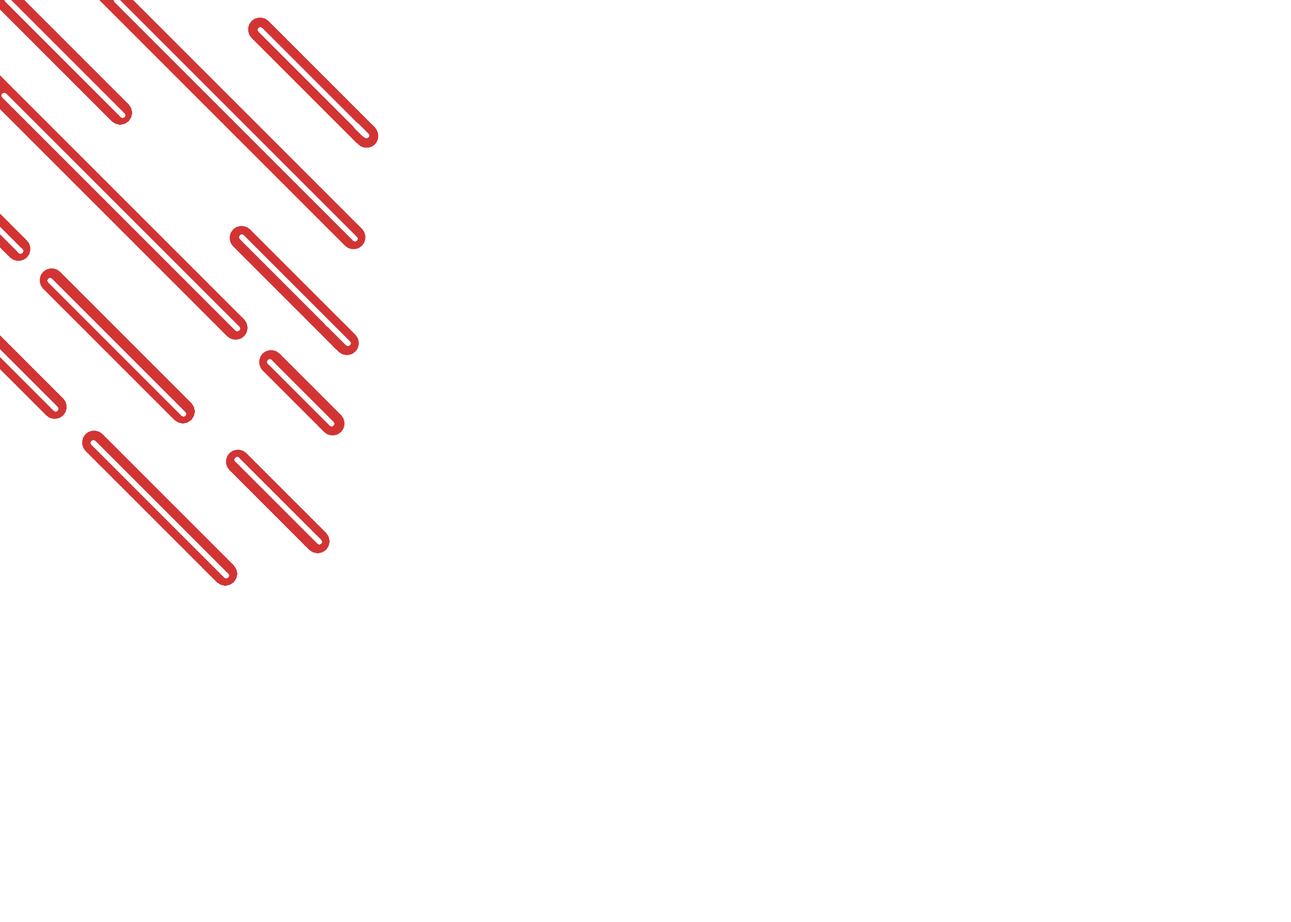
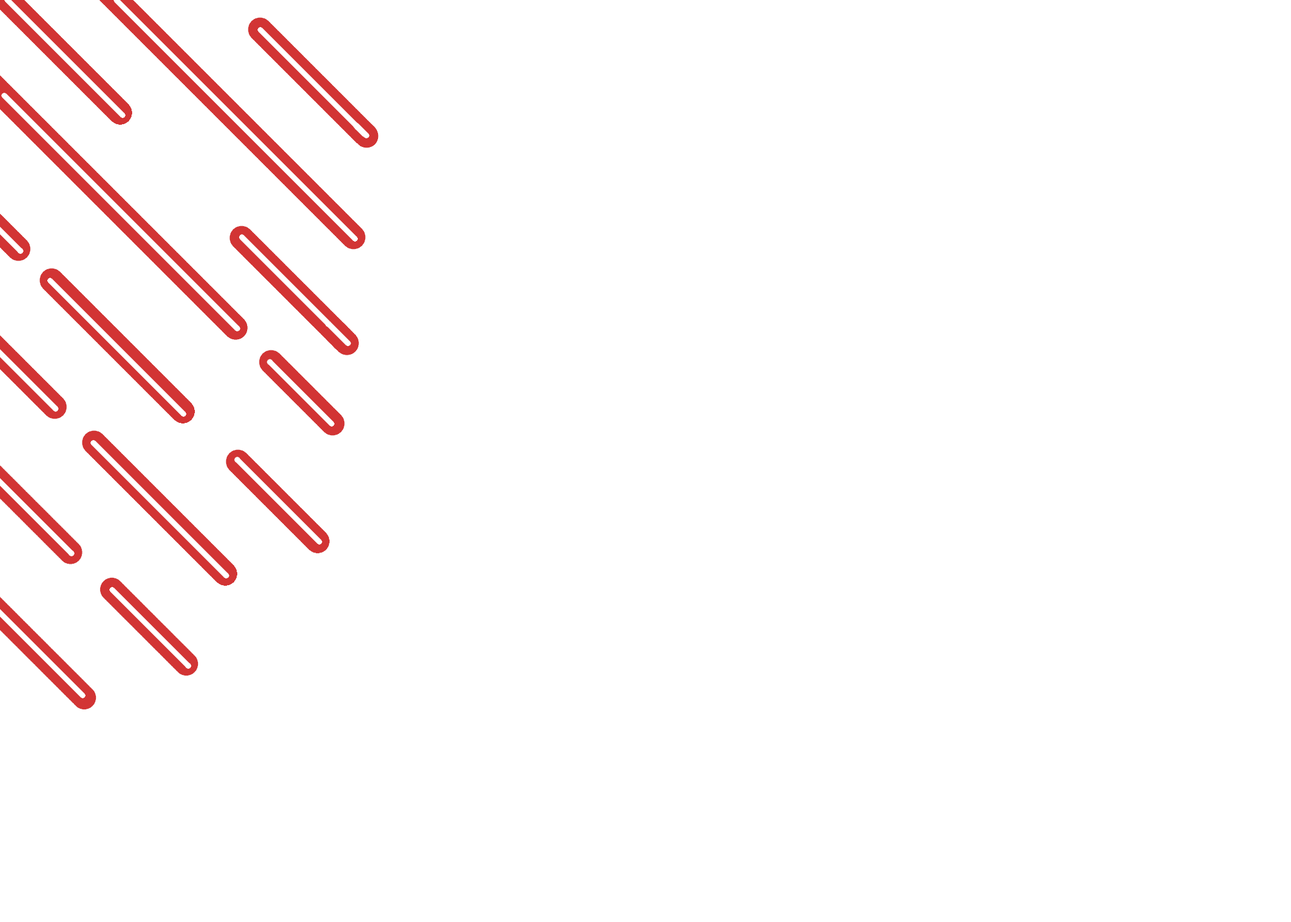
Comparing the layer stacks of the two 1291 × 922 images. Changes:
painted on "Слой #5" over (x1=0, y1=464, x2=199, y2=711)
